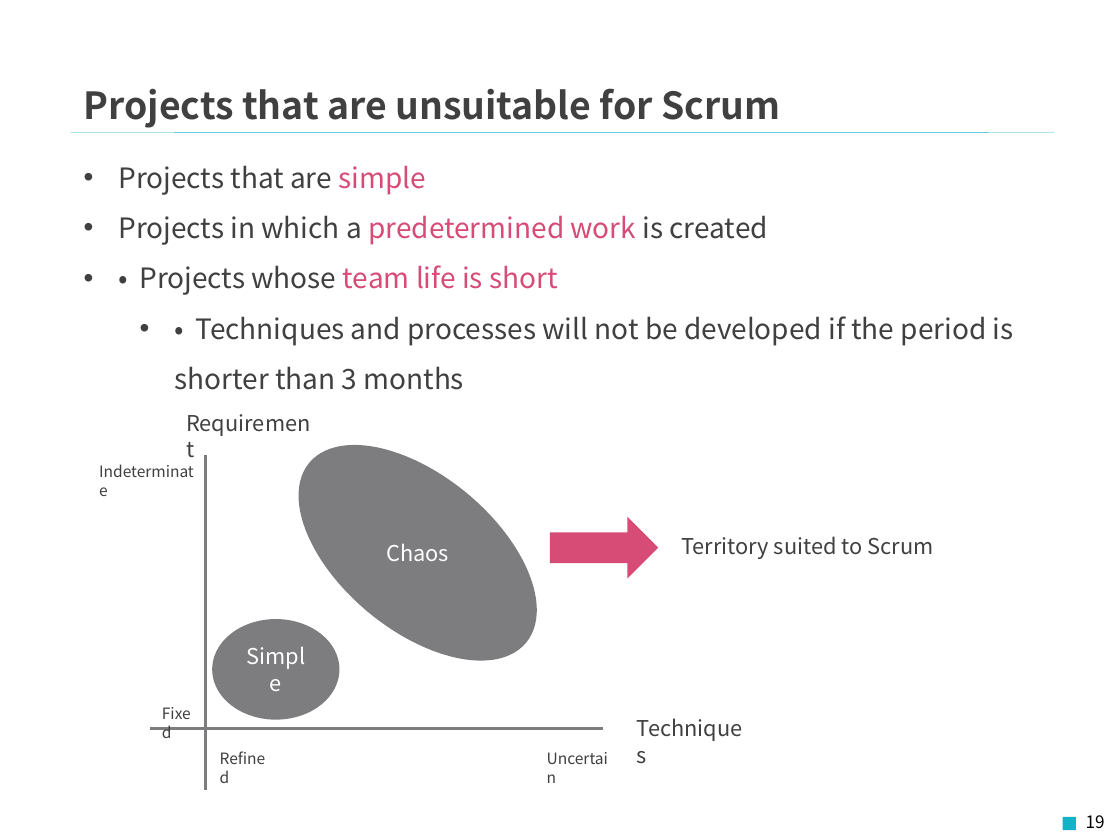
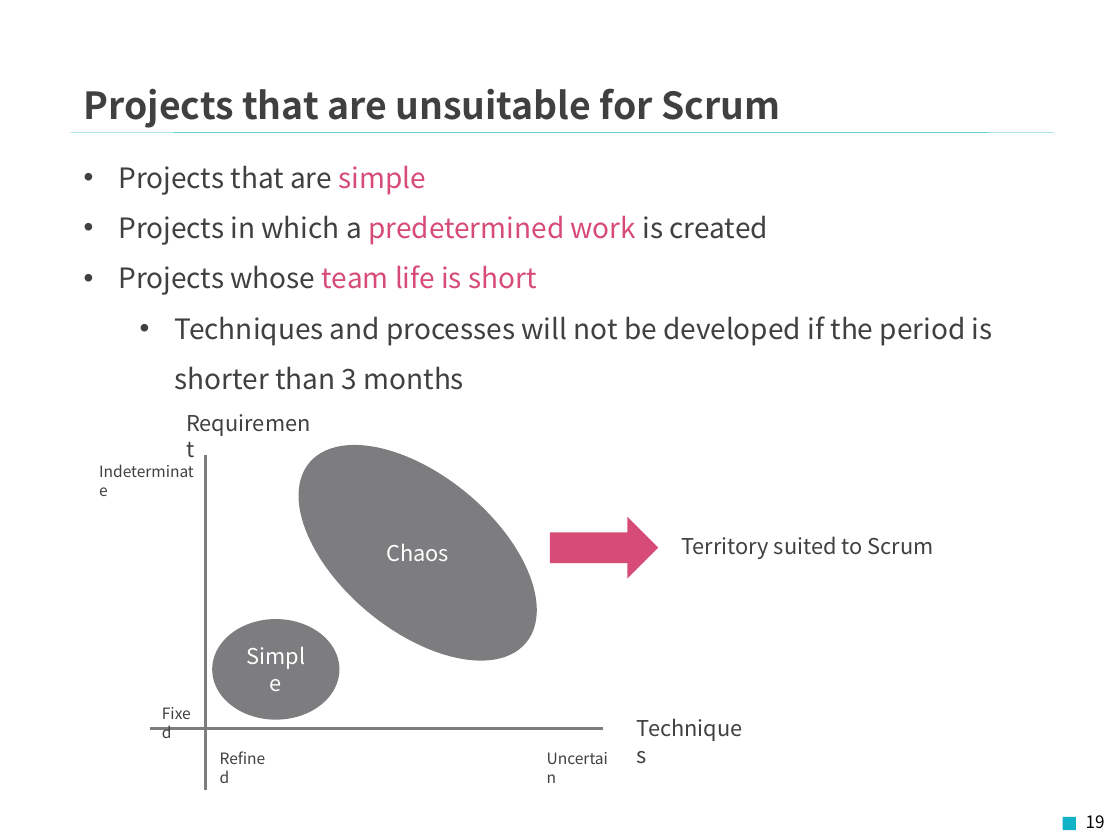
Before and after one commit to Fintan-contents/introduction-to-scrum, a slide deck: slide 19 of en/docs/Introduction_to_Scrum.pptx. Drawn at 1120x840 pixels with LibreOffice and Linux fonts; fonts in the diff are those of the drawing; background and template pictures are left out. Boxes give left, top, right and bottom in pixels: in the first picture for what was removed or moved away, otherwise in the second. Text is boxed around its words. In the diff, an @@ line names an element or a change of style, - is before the commit and + after.

```diff
--- a/en/docs/Introduction_to_Scrum.pptx
+++ b/en/docs/Introduction_to_Scrum.pptx
@@ text at <box>119,265,993,390</box>: text changed @@
-• • Projects whose team life is short
-  • • Techniques and processes will not be developed if the period is shorter than 3 months
+• Projects whose team life is short
+  • Techniques and processes will not be developed if the period is shorter than 3 months
```
Also in this commit, not shown: 22 other slides changed, 1 other file.
